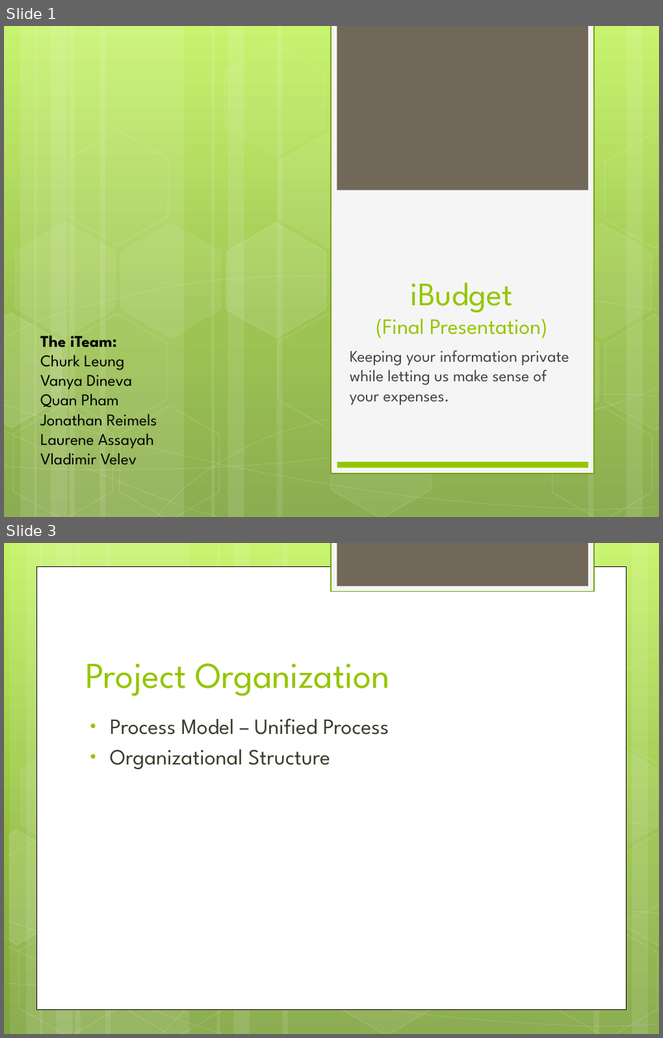
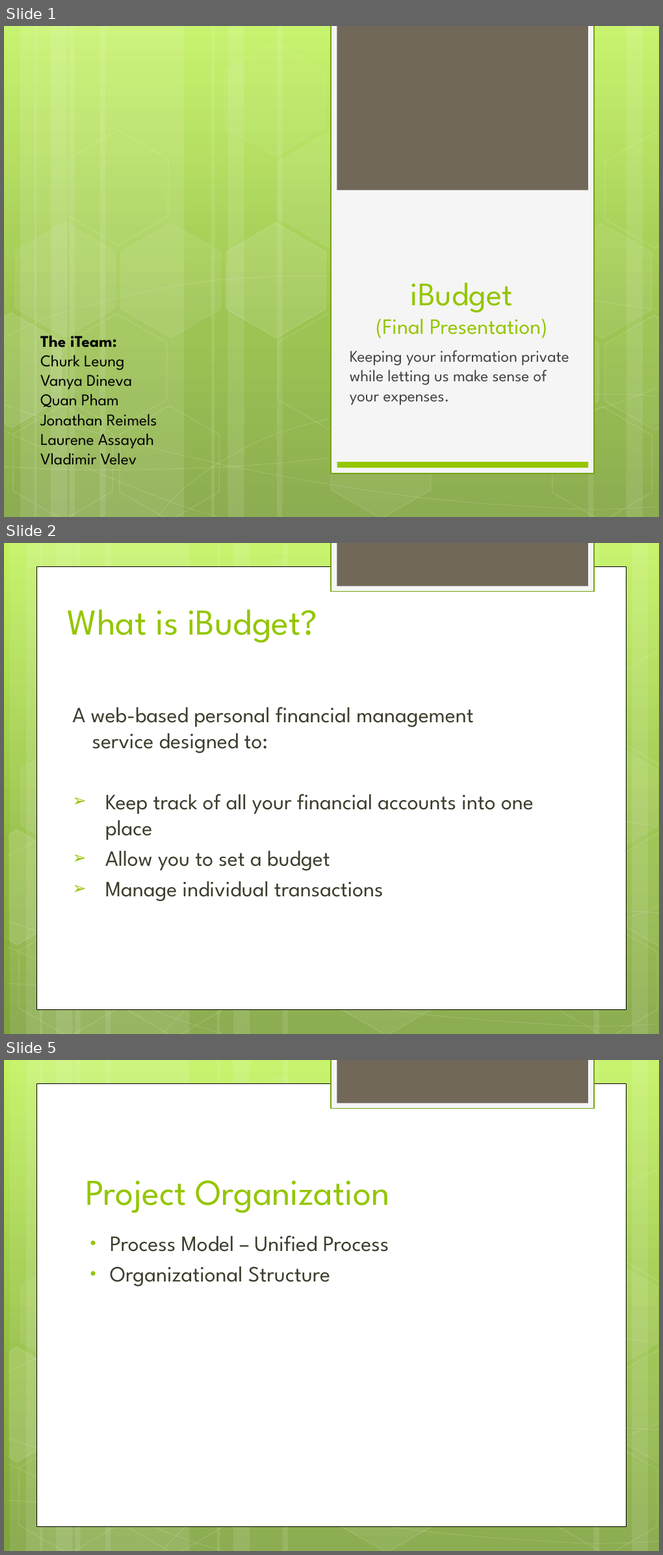
Before and after one commit to hiyenwong/cs679-b1-class-project, a slide deck: deliverables/final/Final Presentation.pptx. Shown one above the other, each under a label of ours: slides 1 and 3 before the commit, slides 1, 2 and 5 after it; the slides between them are not shown. The pictures are 663x1038 and 663x1555 pixels, drawn with LibreOffice and Linux fonts; fonts in the diff are those of the drawing. Boxes give left, top, right and bottom in pixels: in the first picture for what was removed or moved away, otherwise in the second. Text is boxed around its words. In the diff, an @@ line names an element or a change of style, - is before the commit and + after.

```diff
--- a/deliverables/final/Final Presentation.pptx
+++ b/deliverables/final/Final Presentation.pptx
@@ slide 2 added at <box>4,543,659,1034</box>, background gradient #C3F35F to #93BF3F to #81A53E; not listed: 31 template elements that a slide beside it also shows @@
@@ title added at <box>68,609,317,643</box>, 40 pt, text #94C600 @@
+What is iBudget?
@@ text added at <box>72,707,534,902</box>, 24 pt, text #3E3D2D @@
+A web-based personal financial management service designed to:
+➢ Keep track of all your financial accounts into one place
+➢ Allow you to set a budget
+➢ Manage individual transactions
@@ what was slide 3 is now slide 5 @@
```
Also in this commit, not shown: 2 other slides added, 1 slide removed.
